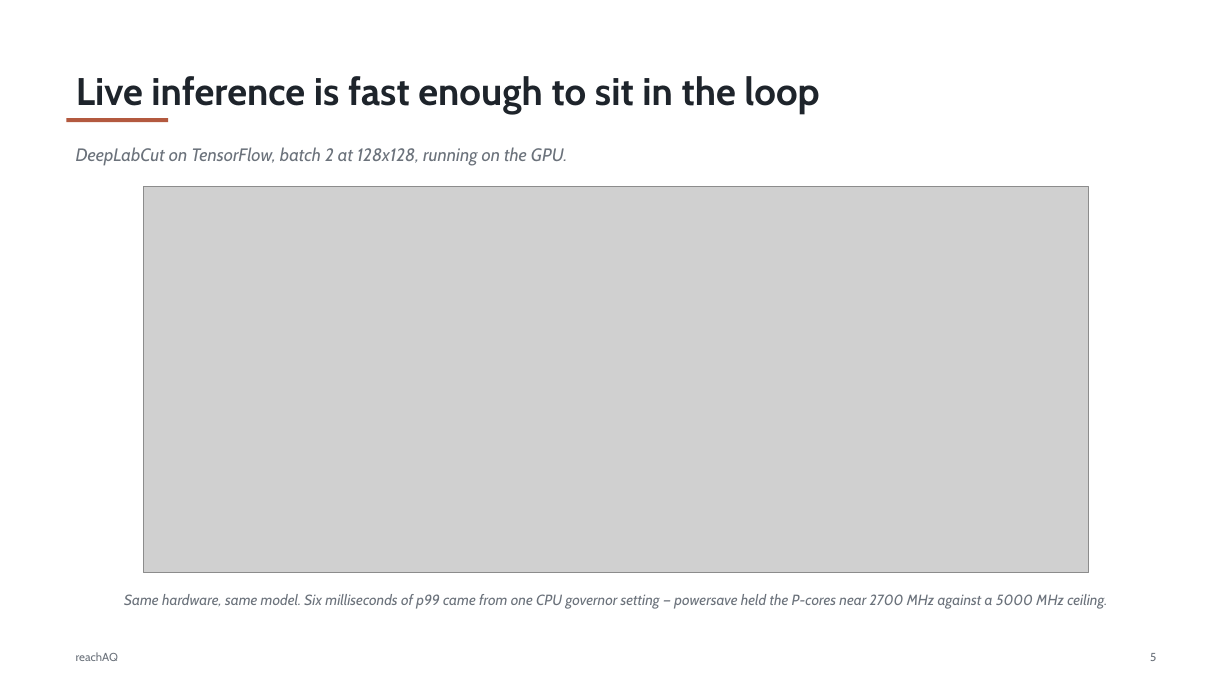
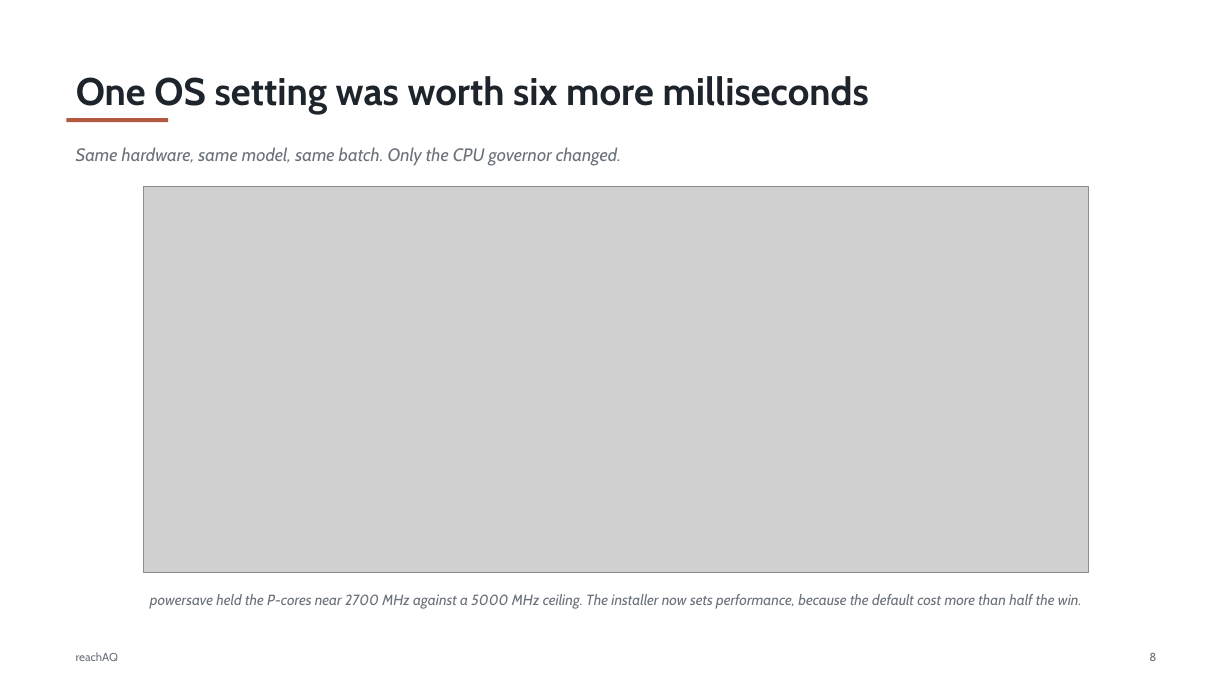
Before and after one commit to Cerebellum-Lab/reachAQ, a slide deck: slide 8 of docs/presentation/reachAQ-overview.pptx (slide 5 before the commit). Drawn at 1232x693 pixels with LibreOffice and Linux fonts; fonts in the diff are those of the drawing; grey boxes stand for pictures. Boxes give left, top, right and bottom in pixels: in the first picture for what was removed or moved away, otherwise in the second. Text is boxed around its words. In the diff, an @@ line names an element or a change of style, - is before the commit and + after.

Commit message:
docs(presentation): make live inference speed the centre of the deck
Five slides on how the pose tier got fast, because that is what enables a
machine-vision closed loop alongside the ROI reflex, and it is the part a
technical audience will actually want.

The optimisation chart colours by status rather than by result, so the
three categories stay legible: adopted and always on (the decode rewrite,
6.565 to 2.675 ms), gated behind a backend or config flag (partial batch,
54.8 to 25.3 ms, torch engine only), and measured but deliberately not
adopted (the mobile-class backbone at about 8x, rejected because its
confidence does not predict accuracy and would break the 3D gate).

Also adds the budget that makes the numbers mean something, the two-tier
split the whole approach rests on, the backpressure and freshness-drain
properties that make a sub-camera-rate pose tier safe rather than
hazardous, and the runtimes that were benchmarked and declined.

```diff
--- a/docs/presentation/reachAQ-overview.pptx
+++ b/docs/presentation/reachAQ-overview.pptx
@@ title at <box>76,76,869,114</box>: text changed @@
-Live inference is fast enough to sit in the loop
+One OS setting was worth six more milliseconds
@@ text at <box>76,147,621,166</box>: text changed @@
-DeepLabCut on TensorFlow, batch 2 at 128x128, running on the GPU.
+Same hardware, same model, same batch. Only the CPU governor changed.
@@ text at <box>150,594,1082,609</box>: text changed @@
-Same hardware, same model. Six milliseconds of p99 came from one CPU governor setting — powersave held the P-cores near 2700 MHz against a 5000 MHz ceiling.
+powersave held the P-cores near 2700 MHz against a 5000 MHz ceiling. The installer now sets performance, because the default cost more than half the win.
```
Also in this commit, not shown: 6 other slides changed, 5 slides added, 3 other files.
